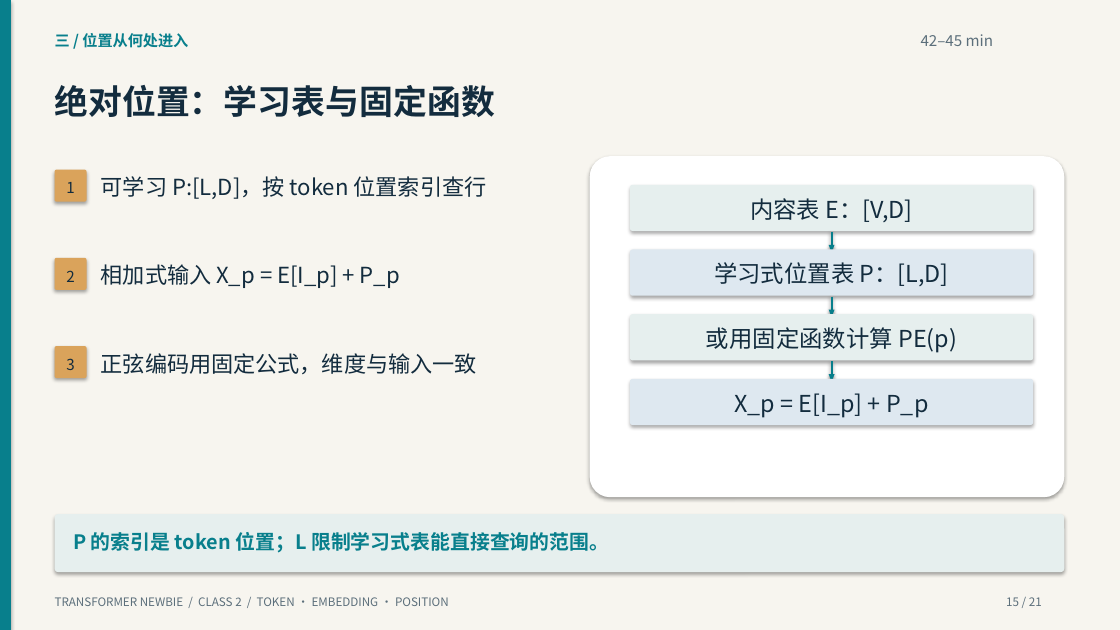
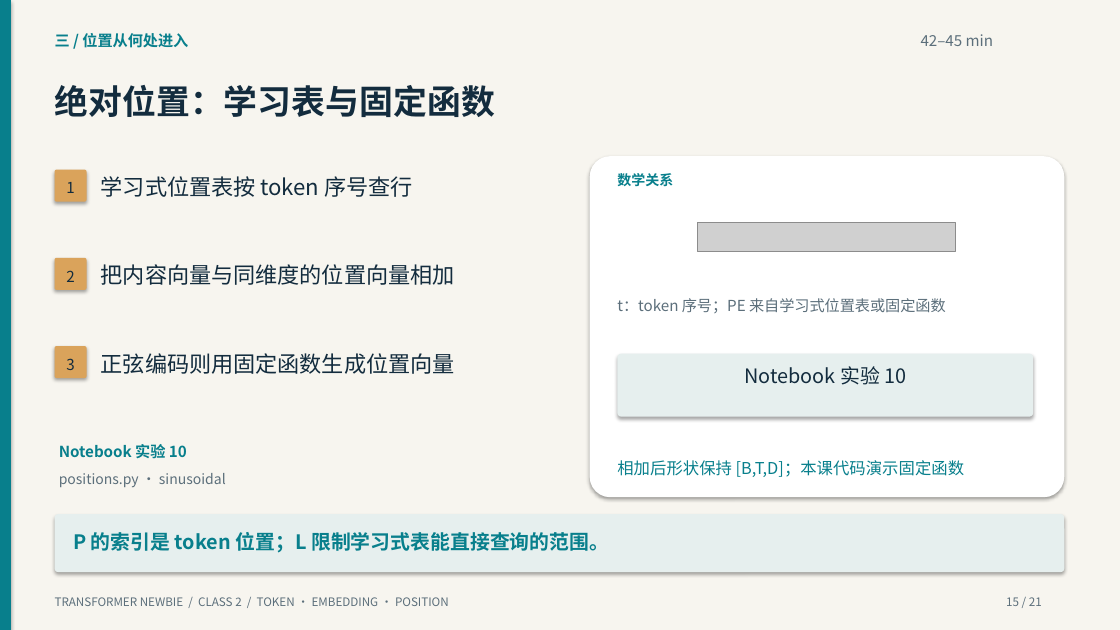
Before and after one commit to yangzy723/Transformer-Newbie, a slide deck: slide 15 of class2/class2_tokens_embeddings_positions.pptx. Drawn at 1120x630 pixels with LibreOffice and Linux fonts; fonts in the diff are those of the drawing; grey boxes stand for pictures. Boxes give left, top, right and bottom in pixels: in the first picture for what was removed or moved away, otherwise in the second. Text is boxed around its words. In the diff, an @@ line names an element or a change of style, - is before the commit and + after.

```diff
--- a/class2/class2_tokens_embeddings_positions.pptx
+++ b/class2/class2_tokens_embeddings_positions.pptx
@@ text at <box>101,176,412,197</box>: text changed @@
-可学习 P:[L,D]，按 token 位置索引查行
+学习式位置表按 token 序号查行
@@ text added at <box>617,173,673,186</box>, 12 pt, text #087F8C, bold @@
+数学关系
@@ rounded rectangle removed at <box>630,185,1033,231</box> @@
@@ text removed at <box>750,198,913,222</box> @@
-内容表 E：[V,D]
@@ picture added at <box>697,223,955,252</box> @@
@@ line removed from (832, 232) to (832, 249) @@
@@ text at <box>101,264,455,285</box>: text changed @@
-相加式输入 X_p = E[I_p] + P_p
+把内容向量与同维度的位置向量相加
@@ rounded rectangle removed at <box>630,250,1033,296</box> @@
@@ triangle removed at <box>829,245,835,253</box> @@
@@ text at <box>617,298,946,313</box>: text changed; size 20 to 13 pt; text colour #132C3E to #5C6F7B @@
-学习式位置表 P：[L,D]
+t：token 序号；PE 来自学习式位置表或固定函数
@@ line removed from (832, 297) to (832, 313) @@
@@ text removed at <box>706,327,957,353</box> @@
-或用固定函数计算 PE(p)
@@ triangle removed at <box>829,310,835,318</box> @@
@@ text at <box>101,353,455,374</box>: text changed @@
-正弦编码用固定公式，维度与输入一致
+正弦编码则用固定函数生成位置向量
@@ rounded rectangle: place and size @@
-rounded rectangle at <box>630,314,1033,360</box>
+rounded rectangle at <box>618,354,1033,417</box>
@@ rounded rectangle removed at <box>630,379,1033,425</box> @@
@@ text added at <box>744,366,906,385</box>, 17 pt, text #132C3E @@
+Notebook 实验 10
@@ triangle removed at <box>829,375,835,382</box> @@
@@ line removed from (832, 361) to (832, 378) @@
@@ text removed at <box>734,393,928,418</box> @@
-X_p = E[I_p] + P_p
@@ text added at <box>59,444,187,458</box>, 13 pt, text #087F8C, bold @@
+Notebook 实验 10
@@ text added at <box>59,473,226,487</box>, 12 pt, text #5C6F7B @@
+positions.py · sinusoidal
@@ text added at <box>617,460,964,477</box>, 14 pt, text #087F8C @@
+相加后形状保持 [B,T,D]；本课代码演示固定函数
```
Also in this commit, not shown: 17 other slides changed, 41 other files.
